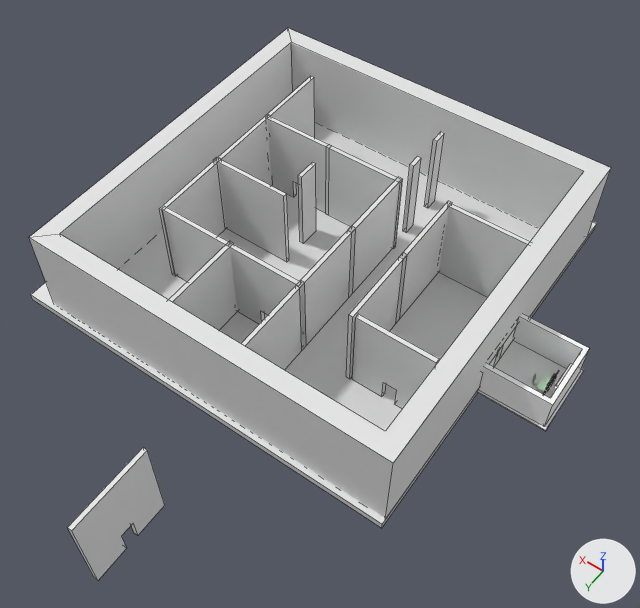
One commit to the Blender file Assets/Ressources/Blender/map_v0.blend: the scene before it, then after it.
One viewpoint serves both versions: a 50 mm lens placed at (-2.53, 12.2, 17.58), pointed at (4.93, 1.75, 1.16). The axes (+X, +Y, +Z) are drawn at lower right. The lights are the same throughout. Mesh edges are drawn as thin lines on the coarser meshes.
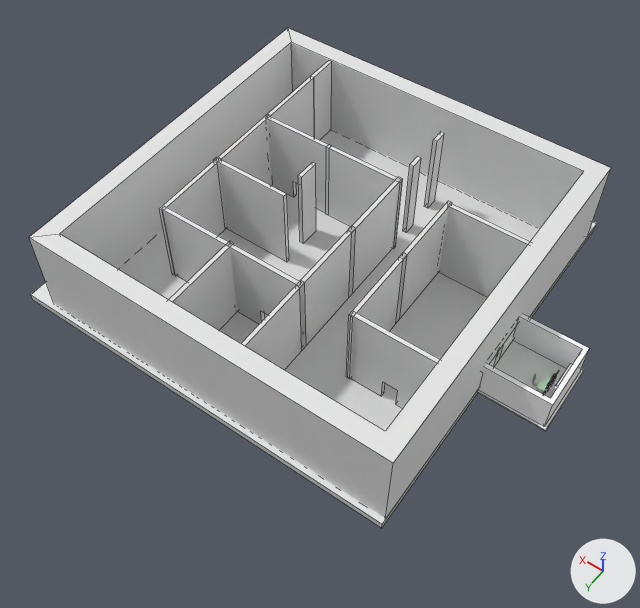
Changed parts and their boxes (x1, y1, x2, y2) in the pictures (640 x 608 px):
'Cube.025', reshaped, moved, rescaled (78% narrower, 40% shorter): before (67, 448, 165, 580); after (311, 61, 332, 140)

Patch to the scene script:
```diff
--- a/Assets/Ressources/Blender/map_v0.blend.py
+++ b/Assets/Ressources/Blender/map_v0.blend.py
@@ ob_cube_025 @@
-ob_cube_025 = bpy.data.objects.new('Cube.025', me_cube_018)
-ob_cube_025.location = (5.0, 8.4, 1.3)
-ob_cube_025.scale = (0.0557, 1.0, 1.2)
+ob_cube_025 = bpy.data.objects.new('Cube.025', me_cube_017)
+ob_cube_025.location = (9.0, -4.0, 1.3)
+ob_cube_025.scale = (0.0557, 0.43, 1.2)
```
